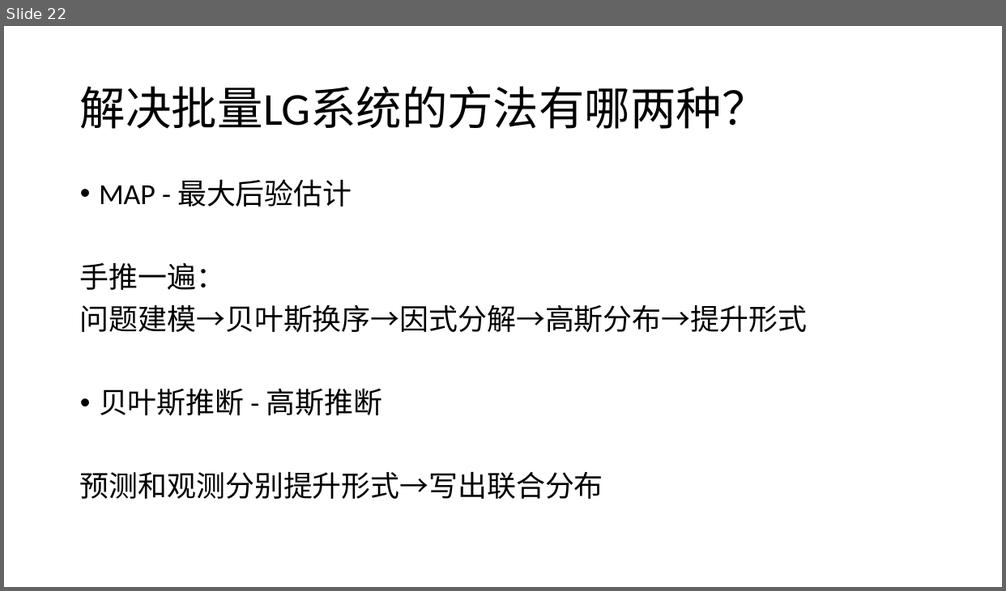
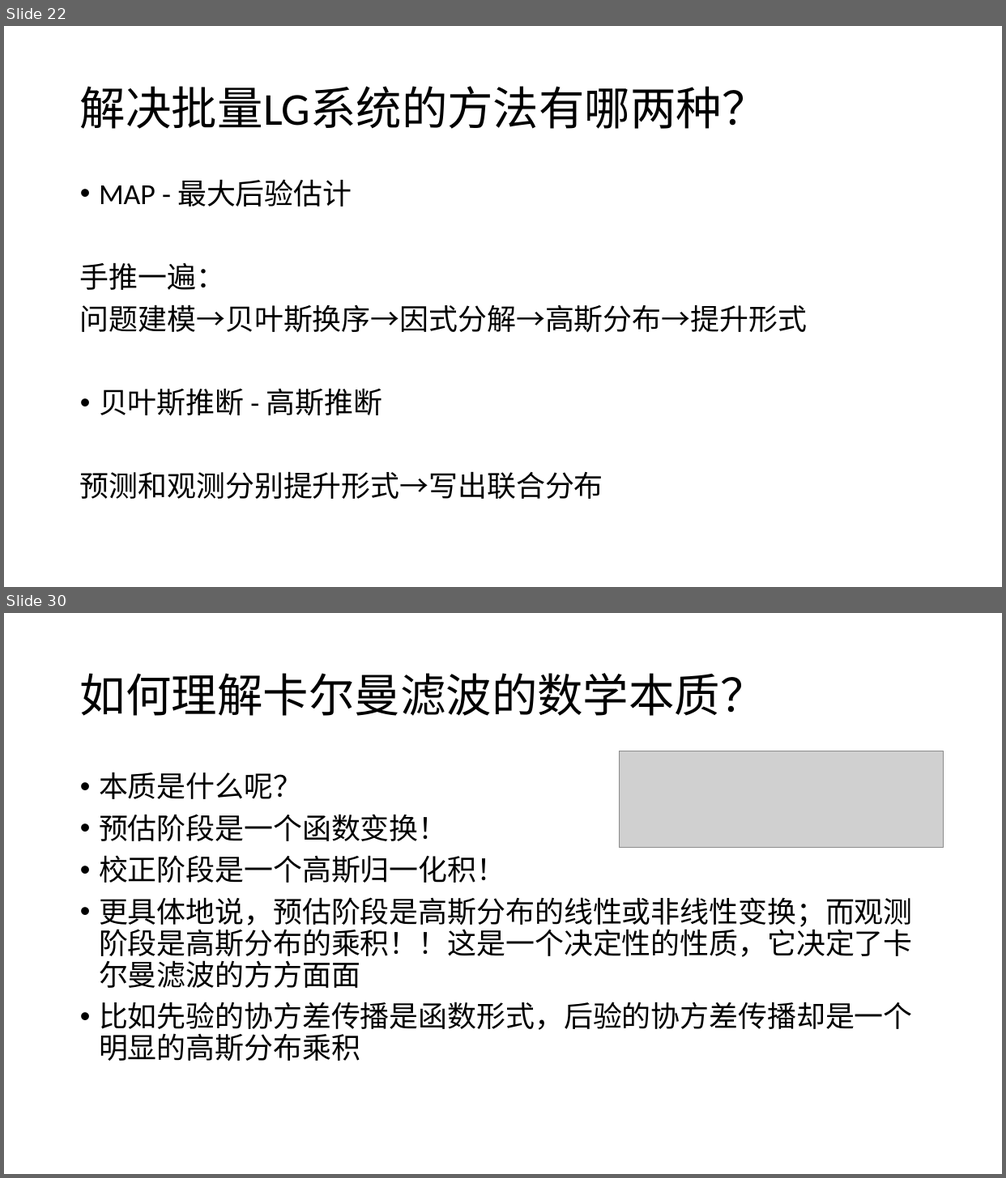
Before and after one commit to CR7dongfeng/State-Estimation, a slide deck: 问题检索清单.pptx. Shown one above the other, each under a label of ours: slide 22 before the commit, slides 22 and 30 after it; the slides between them are not shown. The pictures are 1006x591 and 1006x1178 pixels, drawn with LibreOffice and Linux fonts; fonts in the diff are those of the drawing; grey boxes stand for pictures. Boxes give left, top, right and bottom in pixels: in the first picture for what was removed or moved away, otherwise in the second. Text is boxed around its words. In the diff, an @@ line names an element or a change of style, - is before the commit and + after.

```diff
--- a/问题检索清单.pptx
+++ b/问题检索清单.pptx
@@ slide 30 added at [4, 613, 1002, 1174], background #FFFFFF @@
@@ title added at [80, 673, 766, 716], 44 pt, text #000000 @@
+如何理解卡尔曼滤波的数学本质？
@@ picture added at [620, 752, 944, 847] @@
@@ text added at [99, 773, 913, 1062], 28 pt, text #000000 @@
+• 本质是什么呢？
+• 预估阶段是一个函数变换！
+• 校正阶段是一个高斯归一化积！
+• 更具体地说，预估阶段是高斯分布的线性或非线性变换；而观测阶段是高斯分布的乘积！！这是一个决定性的性质，它决定了卡尔曼滤波的方方面面
+• 比如先验的协方差传播是函数形式，后验的协方差传播却是一个明显的高斯分布乘积
```
Also in this commit, not shown: 2 slides changed, 12 other slides added, 1 other file.
